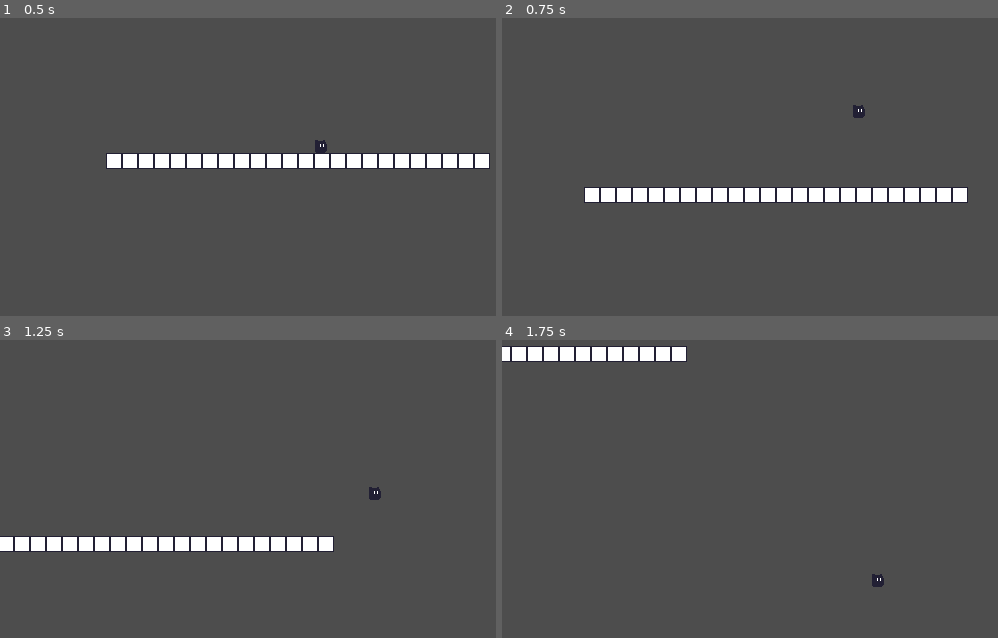
Above: before the commit, frames 1-4 (two rows, left to right).
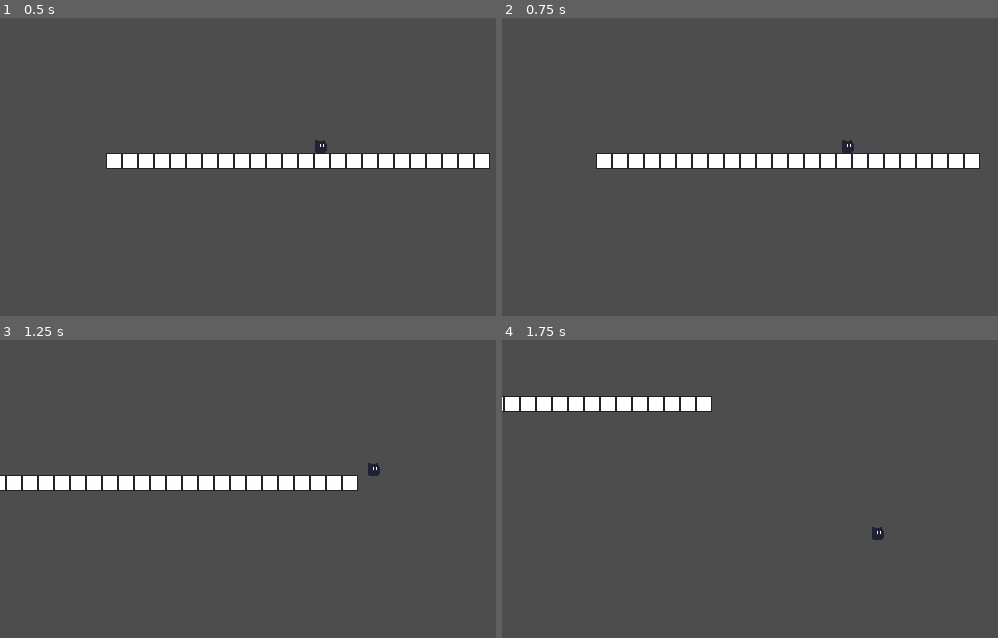
Above: after the commit, the same moments.

Repository: AtomicAntt/ShadowPlatformerGame
Game: Godot game, scene res://MainScene/main.tscn
Same seed, same stepped clock (60 frames per second), same inputs: the game is played once before the commit and once after it.
Inputs:
- Up to frame 1 (0.5 s): no input
- Up to frame 2 (0.75 s): tap Enter (ui_accept) at 0.5, 0.6 s; hold Right (ui_right) from 0.53 s (still down)
- Up to frame 3 (1.25 s): keep holding Right (ui_right); tap Enter (ui_accept) at 0.77, 1.07 s
- Up to frame 4 (1.75 s): keep holding Right (ui_right); tap Enter (ui_accept) at 1.35, 1.52 s

Frame 1 is identical in both runs. In frame 2, 8.5% of the frame differs, in the area x 16-97%, y 29-63%; in frame 3, 7.7%; in frame 4, 4.5%.

Commit message:
Refactor player script to move using states for organization purposes.

Diff:
--- a/GameObjects/Player.gd
+++ b/GameObjects/Player.gd
@@ -1,5 +1,7 @@
 extends CharacterBody2D
 
+enum States {AIR, FLOOR, DEAD}
+var state: States = States.AIR
 
 const SPEED = 300.0
 const JUMP_VELOCITY = -400.0
@@ -7,22 +9,32 @@
 # Get the gravity from the project settings to be synced with RigidBody nodes.
 var gravity = ProjectSettings.get_setting("physics/2d/default_gravity")
 
+func _physics_process(delta: float):
+	move_and_slide()
+	fall(delta)
 
-func _physics_process(delta):
-	# Add the gravity.
-	if not is_on_floor():
-		velocity.y += gravity * delta
+	match state:
+		States.AIR:
+			get_horizontal_movement()
+			if is_on_floor():
+				state = States.FLOOR
+		States.FLOOR:
+			get_horizontal_movement()
+			if Input.is_action_pressed("up"):
+				velocity.y += JUMP_VELOCITY
+				state = States.AIR
+		States.DEAD:
+			pass
 
-	# Handle jump.
-	if Input.is_action_just_pressed("ui_accept") and is_on_floor():
-		velocity.y = JUMP_VELOCITY
+func get_horizontal_movement() -> void:
+	if Input.is_action_pressed("right"):
+		velocity.x = lerp(velocity.x, SPEED, 0.2)
+		$AnimatedSprite2D.flip_h = false
+	elif Input.is_action_pressed("left"):
+		velocity.x = lerp(velocity.x, -SPEED, 0.2)
+		$AnimatedSprite2D.flip_h = true
+	else:
+		velocity.x = lerp(velocity.x, 0.0, 0.2)
 
-	# Get the input direction and handle the movement/deceleration.
-	# As good practice, you should replace UI actions with custom gameplay actions.
-	var direction = Input.get_axis("ui_left", "ui_right")
-	if direction:
-		velocity.x = direction * SPEED
-	else:
-		velocity.x = move_toward(velocity.x, 0, SPEED)
-
-	move_and_slide()
+func fall(delta: float) -> void:
+	velocity.y += gravity * delta
--- a/project.godot
+++ b/project.godot
@@ -22,6 +22,27 @@
 window/stretch/mode="canvas_items"
 window/stretch/aspect="expand"
 
+[input]
+
+right={
+"deadzone": 0.5,
+"events": [null, Object(InputEventKey,"resource_local_to_scene":false,"resource_name":"","device":-1,"window_id":0,"alt_pressed":false,"shift_pressed":false,"ctrl_pressed":false,"meta_pressed":false,"pressed":false,"keycode":0,"physical_keycode":68,"key_label":0,"unicode":100,"echo":false,"script":null)
+, Object(InputEventKey,"resource_local_to_scene":false,"resource_name":"","device":-1,"window_id":0,"alt_pressed":false,"shift_pressed":false,"ctrl_pressed":false,"meta_pressed":false,"pressed":false,"keycode":0,"physical_keycode":4194321,"key_label":0,"unicode":0,"echo":false,"script":null)
+]
+}
+left={
+"deadzone": 0.5,
+"events": [Object(InputEventKey,"resource_local_to_scene":false,"resource_name":"","device":-1,"window_id":0,"alt_pressed":false,"shift_pressed":false,"ctrl_pressed":false,"meta_pressed":false,"pressed":false,"keycode":0,"physical_keycode":65,"key_label":0,"unicode":97,"echo":false,"script":null)
+, Object(InputEventKey,"resource_local_to_scene":false,"resource_name":"","device":-1,"window_id":0,"alt_pressed":false,"shift_pressed":false,"ctrl_pressed":false,"meta_pressed":false,"pressed":false,"keycode":0,"physical_keycode":4194319,"key_label":0,"unicode":0,"echo":false,"script":null)
+]
+}
+up={
+"deadzone": 0.5,
+"events": [Object(InputEventKey,"resource_local_to_scene":false,"resource_name":"","device":-1,"window_id":0,"alt_pressed":false,"shift_pressed":false,"ctrl_pressed":false,"meta_pressed":false,"pressed":false,"keycode":0,"physical_keycode":32,"key_label":0,"unicode":32,"echo":false,"script":null)
+, Object(InputEventKey,"resource_local_to_scene":false,"resource_name":"","device":-1,"window_id":0,"alt_pressed":false,"shift_pressed":false,"ctrl_pressed":false,"meta_pressed":false,"pressed":false,"keycode":0,"physical_keycode":4194320,"key_label":0,"unicode":0,"echo":false,"script":null)
+]
+}
+
 [rendering]
 
 textures/canvas_textures/default_texture_filter=0
